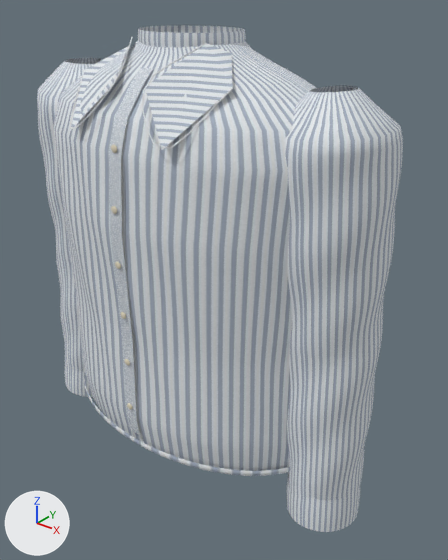
An edit to the glTF model public/wardrobe/wearables/blue-striped-shirt.glb, drawn before and after from the same camera.
Rendered twice from a 50 mm lens placed at (0.489, -0.553, 1.476), pointed at (0.036, 0.013, 1.125). Lighting does not change. The marker at lower left points along +X, +Y and +Z. The older version comes first. Vertices at exactly the same position are counted once.

In view in the first picture: 'Back_panel', 'Button_placket', 'Collar_stand', 'Cuff_L', 'Cuff_R', 'Front_panel', 'Pointed_collar_-1', 'Pointed_collar_1', 'Sleeve_L', 'Sleeve_R', 'Waist_hem' and 3 more.
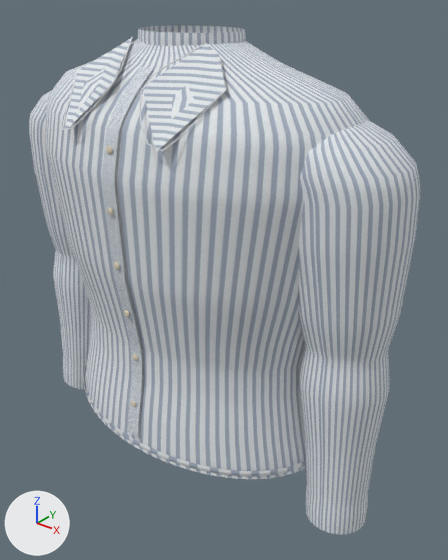
What differs and where, as boxes (x1, y1, x2, y2) in the pictures (448 x 560 px):
'Front_panel', reshaped
    before: (53, 41, 307, 471)
    after: (45, 39, 360, 479)
'Sleeve_L', reshaped (7% shorter)
    before: (285, 85, 403, 500)
    after: (298, 121, 420, 506)
'Sleeve_R', reshaped
    before: (37, 58, 103, 372)
    after: (29, 90, 91, 368)
'Button_placket', reshaped (13% wider)
    before: (109, 67, 153, 435)
    after: (103, 67, 153, 437)
'Pointed_collar_1', reshaped
    before: (145, 43, 233, 150)
    after: (143, 43, 226, 152)
'Cuff_L', reshaped
    before: (287, 472, 360, 532)
    after: (306, 486, 368, 535)
'Pointed_collar_-1', reshaped (10% wider, 8% taller)
    before: (70, 44, 131, 131)
    after: (64, 38, 131, 132)
'Back_panel', reshaped
    before: (237, 41, 316, 92)
    after: (237, 40, 370, 124)

What changed in the scene script:
```text
Change me_mesh_0:
    remove me_mesh_0.from_pydata(...)  # 2107 vertices, 4032 faces; spans x -0.21..0.212, y -0.129..0.0, z 0.927..1.417
    add me_mesh_0.from_pydata(...)  # 2107 vertices, 4032 faces; spans x -0.227..0.227, y -0.133..0.0, z 0.927..1.417
    me_mesh_0 part 1: 2026 of 2107 vertices moved; they spanned x -0.21..0.212, y -0.129..0.0, z 0.927..1.405 and now span x -0.227..0.227, y -0.133..0.0, z 0.927..1.405; mean shift (0.0, 0.0, 0.0); largest move (-0.16, 0.0, 1.37) -> (-0.194, 0.0, 1.37)
Change me_mesh_1:
    remove me_mesh_1.from_pydata(...)  # 2107 vertices, 4032 faces; spans x -0.21..0.212, y 0.0..0.129, z 0.927..1.417
    add me_mesh_1.from_pydata(...)  # 2107 vertices, 4032 faces; spans x -0.227..0.227, y 0.0..0.133, z 0.927..1.417
    me_mesh_1 part 2: 2022 of 2107 vertices moved; they spanned x -0.21..0.212, y 0.0..0.129, z 0.927..1.405 and now span x -0.227..0.227, y 0.0..0.133, z 0.927..1.405; mean shift (0.0, 0.0, 0.0); largest move (-0.16, 0.006, 1.37) -> (-0.193, 0.006, 1.37)
Change me_mesh_2:
    remove me_mesh_2.from_pydata(...)  # 1968 vertices, 3840 faces; spans x 0.121..0.262, y -0.067..0.066, z 0.873..1.382
    add me_mesh_2.from_pydata(...)  # 1968 vertices, 3840 faces; spans x 0.132..0.28, y -0.068..0.068, z 0.873..1.357
    me_mesh_2 part 3: 1968 of 1968 vertices moved; they spanned x 0.121..0.262, y -0.067..0.066, z 0.873..1.382 and now span x 0.132..0.28, y -0.068..0.068, z 0.873..1.357; mean shift (0.018, 0.0, -0.011)
Change me_mesh_3:
    remove me_mesh_3.from_pydata(...)  # 640 vertices, 1024 faces; spans x 0.1727..0.2637, y -0.0623..0.0327, z 0.8673..0.9229
    add me_mesh_3.from_pydata(...)  # 640 vertices, 1024 faces; spans x 0.1986..0.2757, y -0.0523..0.0228, z 0.8681..0.9221
    me_mesh_3 part 4: the whole mesh is multiplied about its middle by the matrix ((0.843, -0.001, -0.011), (-0.001, 0.786, 0.015), (-0.011, 0.015, 0.998)), then moved by (0.019, 0.0, 0.0)
Change me_mesh_4:
    remove me_mesh_4.from_pydata(...)  # 1968 vertices, 3840 faces; spans x -0.262..-0.123, y -0.067..0.066, z 0.873..1.381
    add me_mesh_4.from_pydata(...)  # 1968 vertices, 3840 faces; spans x -0.28..-0.132, y -0.068..0.068, z 0.873..1.357
    me_mesh_4 part 5: 1968 of 1968 vertices moved; they spanned x -0.262..-0.123, y -0.067..0.066, z 0.873..1.381 and now span x -0.28..-0.132, y -0.068..0.068, z 0.873..1.357; mean shift (-0.018, 0.0, -0.011)
Change me_mesh_7:
    remove me_mesh_7.from_pydata(...)  # 99 vertices, 128 faces; spans x -0.009..0.009, y -0.131..-0.071, z 0.947..1.392
    add me_mesh_7.from_pydata(...)  # 99 vertices, 128 faces; spans x -0.009..0.009, y -0.136..-0.071, z 0.947..1.392
    me_mesh_7 part 6: 90 of 99 vertices moved; they spanned x -0.009..0.009, y -0.131..-0.086, z 0.947..1.378 and now span x -0.009..0.009, y -0.136..-0.088, z 0.947..1.378; mean shift (0.0, 0.001, 0.0); largest move (-0.009, -0.128, 1.058) -> (-0.009, -0.114, 1.058)
Change me_mesh_14:
    remove me_mesh_14.from_pydata(...)  # 5 vertices, 3 faces; spans x -0.109..-0.022, y -0.1244..-0.0217, z 1.326..1.417
    add me_mesh_14.from_pydata(...)  # 5 vertices, 3 faces; spans x -0.109..-0.022, y -0.1327..-0.0383, z 1.326..1.417
    me_mesh_14 part 7
    me_mesh_14.vertices[1].co: (-0.022, -0.097, 1.378) -> (-0.022, -0.0997, 1.378)  # pixel (114, 82) -> pixel (112, 82)
    me_mesh_14.vertices[2].co: (-0.069, -0.1244, 1.326) -> (-0.069, -0.1327, 1.326)  # pixel (70, 130) -> pixel (64, 132)
    me_mesh_14.vertices[3].co: (-0.109, -0.0646, 1.381) -> (-0.109, -0.0748, 1.381)  # pixel (84, 69) -> pixel (77, 70)
    me_mesh_14.vertices[4].co: (-0.074, -0.0217, 1.407) -> (-0.074, -0.0415, 1.407)  # pixel (130, 44) -> pixel (118, 46)
Change me_mesh_16:
    remove me_mesh_16.from_pydata(...)  # 5 vertices, 3 faces; spans x 0.022..0.109, y -0.1244..-0.0217, z 1.326..1.417
    add me_mesh_16.from_pydata(...)  # 5 vertices, 3 faces; spans x 0.022..0.109, y -0.1327..-0.0383, z 1.326..1.417
    me_mesh_16 part 8
    me_mesh_16.vertices[1].co: (0.022, -0.097, 1.378) -> (0.022, -0.0997, 1.378)  # pixel (144, 86) -> pixel (142, 87)
    me_mesh_16.vertices[2].co: (0.069, -0.1244, 1.326) -> (0.069, -0.1327, 1.326)  # pixel (161, 150) -> pixel (155, 152)
    me_mesh_16.vertices[3].co: (0.109, -0.0646, 1.381) -> (0.109, -0.0748, 1.381)  # pixel (232, 88) -> pixel (226, 89)
    me_mesh_16.vertices[4].co: (0.074, -0.0217, 1.407) -> (0.074, -0.0415, 1.407)  # pixel (231, 53) -> pixel (219, 55)
```
